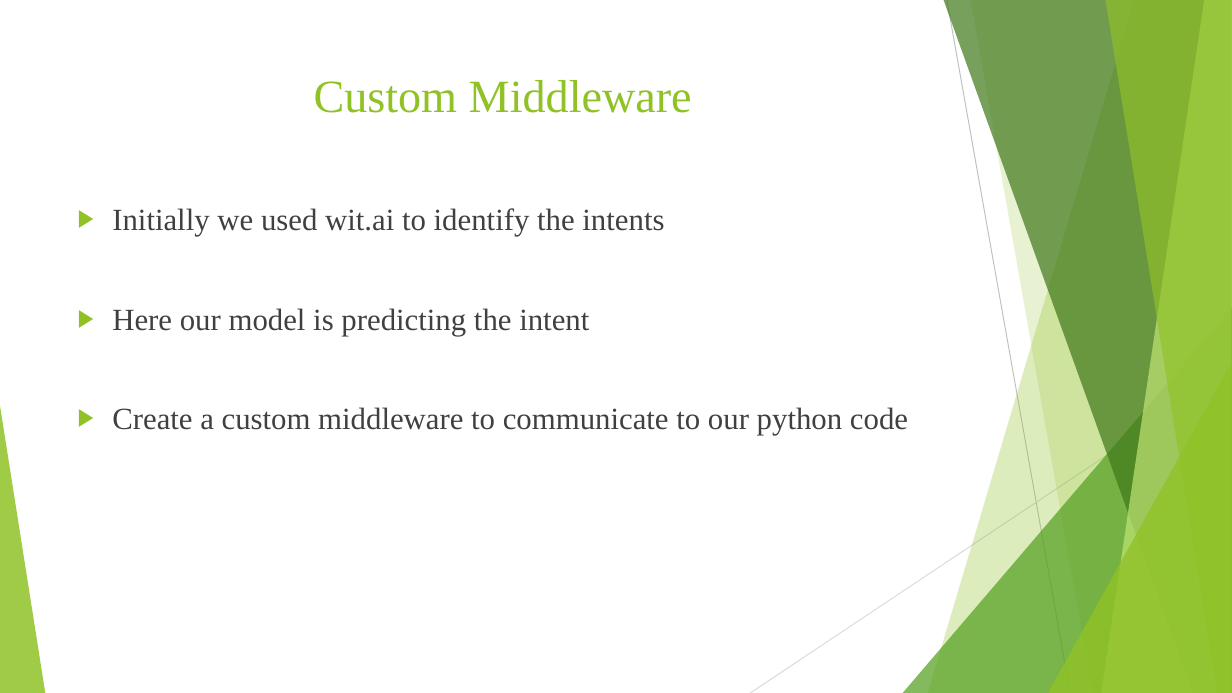
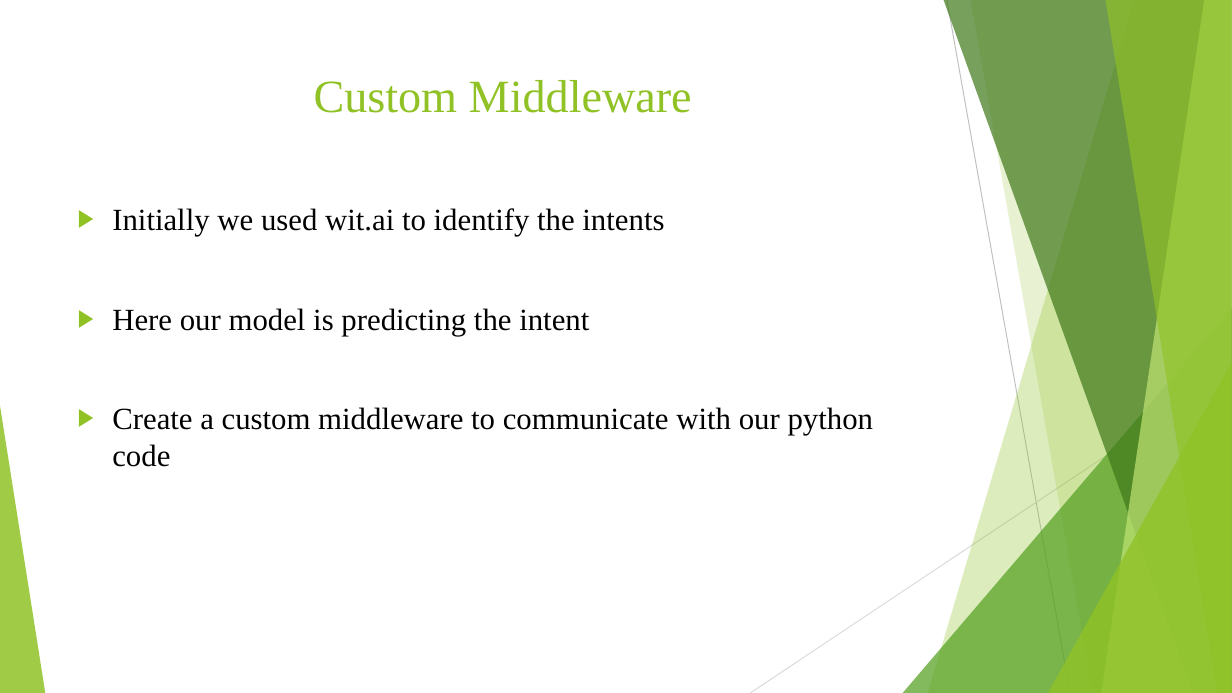
Before and after one commit to aishwaryasoni1991/Question_Type_Classification, a slide deck: slide 32 of Project Deck.pptx (slide 26 before the commit). Drawn at 1232x693 pixels with LibreOffice and Linux fonts; fonts in the diff are those of the drawing. Boxes give left, top, right and bottom in pixels: in the first picture for what was removed or moved away, otherwise in the second. Text is boxed around its words. In the diff, an @@ line names an element or a change of style, - is before the commit and + after.

```diff
--- a/Project Deck.pptx
+++ b/Project Deck.pptx
@@ text at bbox=[112, 208, 664, 336]: text colour #404040 to #000000 in "Initially we used wit.ai to identify the ...", "Here our model is predicting the intent" @@
@@ text at bbox=[112, 407, 874, 467]: text changed; text colour #404040 to #000000 @@
-▶ Create a custom middleware to communicate to our python code
+▶ Create a custom middleware to communicate with our python code
```
Also in this commit, not shown: 30 other slides changed, 12 slides added, 9 slides removed, 6 other files.
